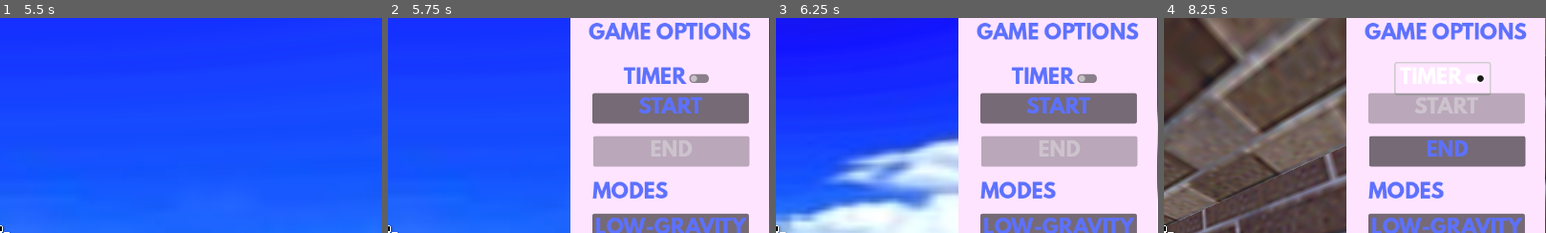
Above: before the commit, frames 1-4 (left to right).
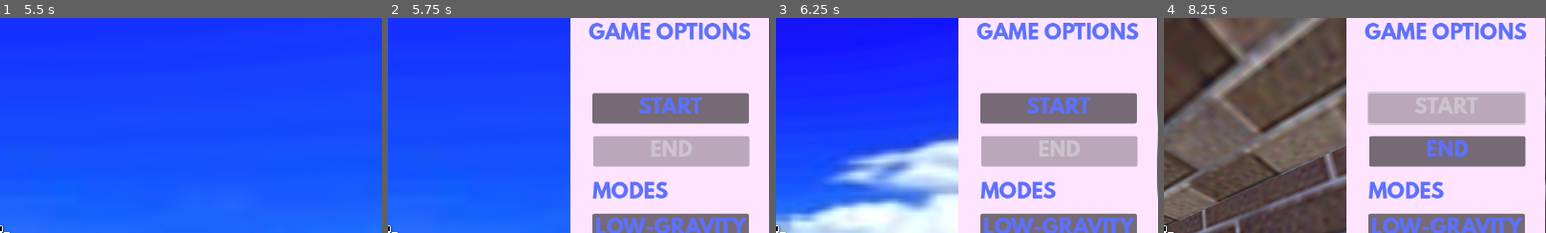
Above: after the commit, the same moments.

Repository: matousposp08/APCompSciGame
Game: Godot game, scene res://MULTIPLAYER STUFF DON'T TOUCH/AP GAME ONLY/scenes/world2.tscn
Same seed, same stepped clock (60 frames per second), same inputs: the game is played once before the commit and once after it.
Inputs (mouse positions are % of the whole screen's width and height, from its top left):
- Up to frame 1 (5.5 s): click (50, 60) at 0.52 s; type "Alex" at 0.6 s; click (50, 66) at 0.75 s; type "12" at 0.83 s; click "HOST" at 1.25 s; tap Enter (ui_accept) at 2 s; move the mouse to (55, 50) at 2.02 s; hold W (move_forward) from 2.03 s (still down); tap F (build) at 2.1 s; tap Space (move_jump) at 2.27, 3.02, 4.52, 5.27 s; move the mouse to (45, 50) at 2.77 s; click (45, 50) at 2.85 s; move the mouse to (52, 48) at 3.52 s; tap E (magic) at 3.6 s; move the mouse to (49, 52) at 4.27 s; tap Q (melee) at 4.35 s; move the mouse to (57, 51) at 5.02 s; hold C (move_crouch) from 5.03 s (still down)
- Up to frame 2 (5.75 s): keep holding W (move_forward); keep holding C (move_crouch); tap Backspace (options) at 5.65 s
- Up to frame 3 (6.25 s): release W (move_forward) at 5.75 s; release C (move_crouch) at 5.75 s; click "NORMAL" at 5.75 s
- Up to frame 4 (8.25 s): click "NORMAL" at 6.5 s; click "START" at 7.25 s; click (86, 14) at 8 s, where only the run before the commit has a clickable "TIMER"
The pictures show only the part of the screen within x 50-100%, y 0-50%; the shares and areas given below are measured in that part.

Frame 1 is identical in both runs. In frame 2, 1.1% of the frame differs, in the area x 61-84%, y 22-31%; in frame 3, 1.1%; in frame 4, 1.5%, in the area x 53-95%, y 20-50%.

Commit message:
game: keep track of deaths

Diff:
--- a/MULTIPLAYER STUFF DON'T TOUCH/AP GAME ONLY/scenes/world2.tscn
+++ b/MULTIPLAYER STUFF DON'T TOUCH/AP GAME ONLY/scenes/world2.tscn
@@ -168,14 +168,20 @@
 [node name="PMenu" parent="." instance=ExtResource("3_buys0")]
 
 [node name="Label" type="Label" parent="."]
+visible = false
 offset_left = 365.0
 offset_top = -230.0
 offset_right = 405.0
 offset_bottom = -167.0
 theme_override_fonts/font = ExtResource("3_ik7bt")
 theme_override_font_sizes/font_size = 50
+text = "190"
 
 [node name="Label2" type="Label" parent="."]
+offset_right = 40.0
+offset_bottom = 23.0
+
+[node name="Label3" type="Label" parent="."]
 offset_right = 40.0
 offset_bottom = 23.0
 
--- a/MULTIPLAYER STUFF DON'T TOUCH/AP GAME ONLY/scripts/world2.gd
+++ b/MULTIPLAYER STUFF DON'T TOUCH/AP GAME ONLY/scripts/world2.gd
@@ -9,6 +9,7 @@
 var end = false
 var pause = false
 var grav =  9.8
+var best
 
 var players = []
 var score = {}
@@ -28,15 +29,19 @@
 		print(get_node(attacker+"/Username").text + " burned "+get_node(dead+"/Username").text)
 
 func checkScore(player, score):
-	if score < get_node($Label2.text).death:
-		$Label2.text = player
+	if not(get_node(best) == null):
+		print(str(score) + " "+player + " " + str(get_node(best).death))
+		if score < get_node(best).death:
+			$Label2.text = player
 
 func game_start(mode, timer):
 	game = true
+	'''
 	if timer:
 		time = true
 		$Timer.wait_time = 10
 		$Timer.start()
+	'''
 	if mode == 0:
 		grav = 9.8
 	if mode == 1:
@@ -54,6 +59,7 @@
 	$results/AudioStreamPlayer.play()
 
 func _process(delta: float) -> void:
+	best = $Label2.text
 	if time:
 		$Label.text = str($Timer.time_left)
 		$Label.visible = true
--- a/scenes/game_options.tscn
+++ b/scenes/game_options.tscn
@@ -30,6 +30,7 @@
 horizontal_alignment = 1
 
 [node name="CheckButton" type="CheckButton" parent="."]
+visible = false
 layout_mode = 0
 offset_left = 74.0
 offset_top = 68.0
--- a/scenes/player/player.gd
+++ b/scenes/player/player.gd
@@ -100,6 +100,7 @@
 	global_transform.origin = spawn_locations.pick_random()
 
 func start():
+	death = 0
 	gravity = get_parent().grav
 	shield = 100
 	mana = 100
Not shown: 1 places in MULTIPLAYER STUFF DON'T TOUCH/AP GAME ONLY/scenes/world2.tscn that only renumber resources
